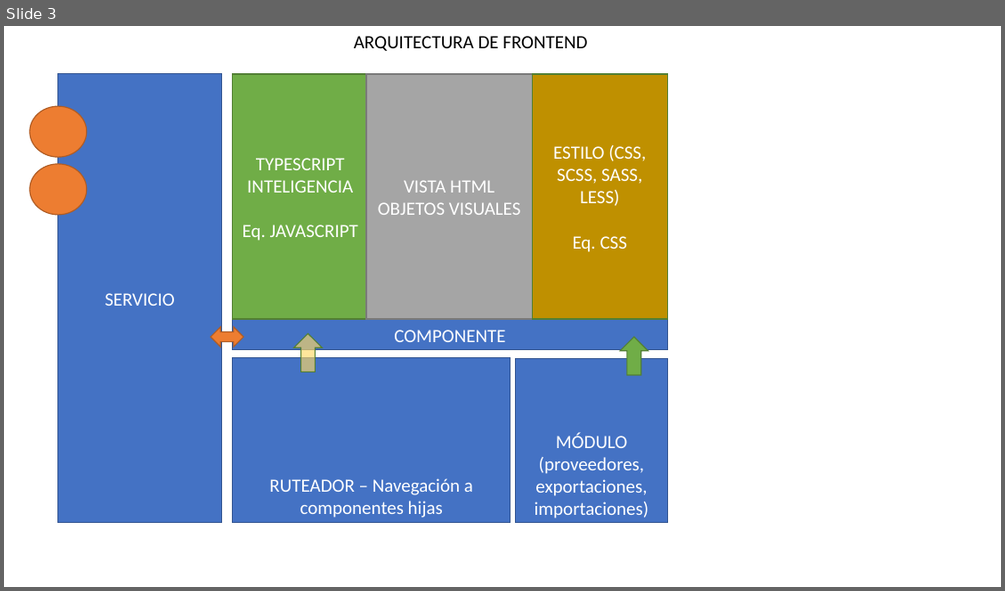
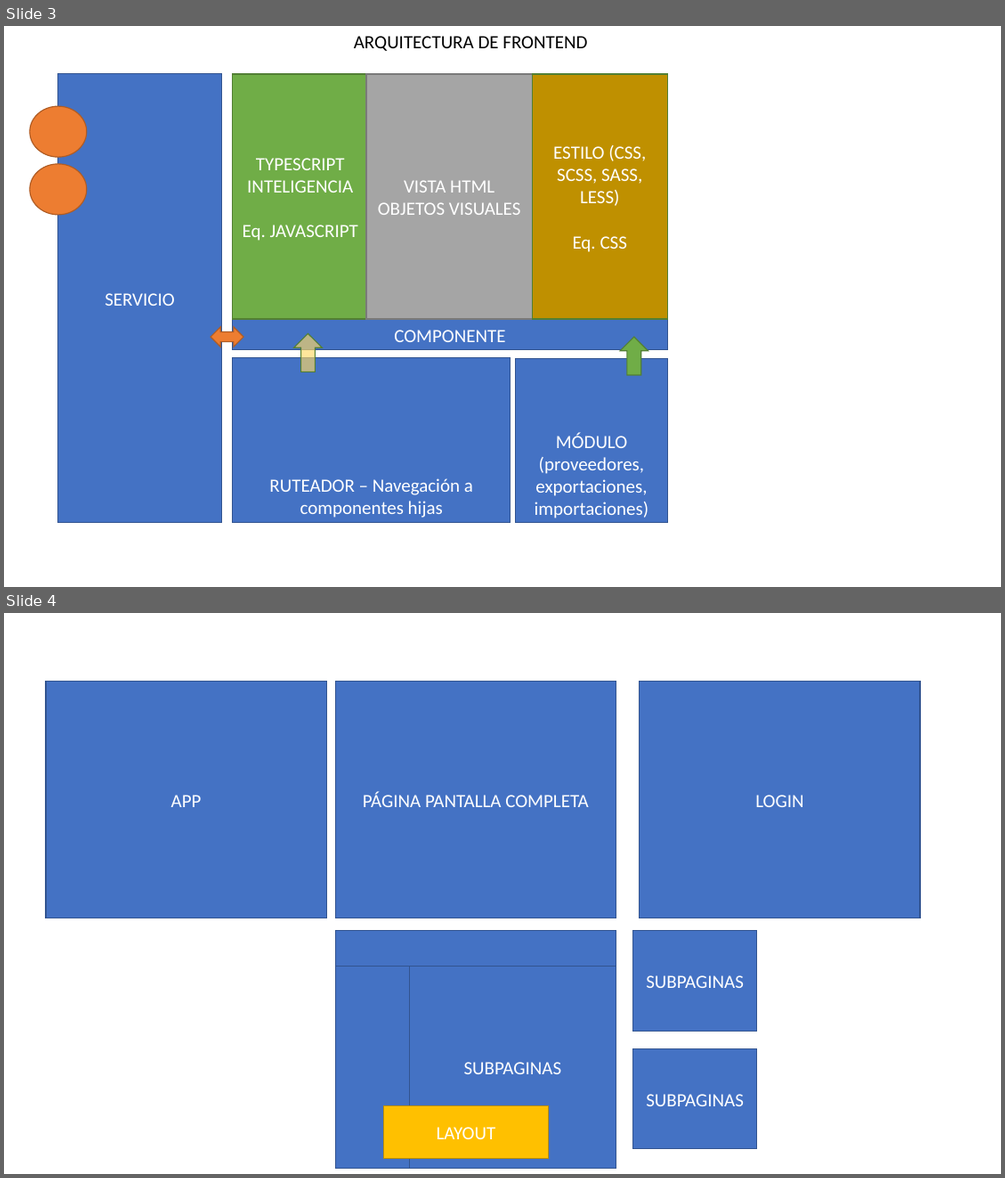
Before and after one commit to pasthortown/plantilla_desarrollo, a slide deck: Arquitectura.pptx. Shown one above the other, each under a label of ours: slide 3 before the commit, slides 3 and 4 after it. The pictures are 1005x591 and 1005x1178 pixels, drawn with LibreOffice and Linux fonts; fonts in the diff are those of the drawing. Boxes give left, top, right and bottom in pixels: in the first picture for what was removed or moved away, otherwise in the second. Text is boxed around its words. In the diff, an @@ line names an element or a change of style, - is before the commit and + after.

```diff
--- a/Arquitectura.pptx
+++ b/Arquitectura.pptx
@@ slide 4 added at (x1=4, y1=613, x2=1001, y2=1174), background #FFFFFF @@
@@ rectangle added at (x1=46, y1=681, x2=326, y2=918), fill #4472C4, outline #325491 1 pt, 18 pt, text #FFFFFF @@
+APP
@@ rectangle added at (x1=335, y1=681, x2=615, y2=918), fill #4472C4, outline #325491 1 pt, 18 pt, text #FFFFFF @@
+PÁGINA PANTALLA COMPLETA
@@ rectangle added at (x1=639, y1=681, x2=920, y2=918), fill #4472C4, outline #325491 1 pt, 18 pt, text #FFFFFF @@
+LOGIN
@@ rectangle added at (x1=335, y1=931, x2=615, y2=1167), fill #4472C4, outline #325491 1 pt, 18 pt, text #FFFFFF @@
+PÁGINA PANTALLA COMPLETA
@@ rectangle added at (x1=335, y1=931, x2=615, y2=966), fill #4472C4, outline #325491 1 pt @@
@@ rectangle added at (x1=633, y1=931, x2=756, y2=1031), fill #4472C4, outline #325491 1 pt, 18 pt, text #FFFFFF @@
+SUBPAGINAS
@@ rectangle added at (x1=335, y1=966, x2=409, y2=1167), fill #4472C4, outline #325491 1 pt @@
@@ rectangle added at (x1=409, y1=966, x2=615, y2=1167), fill #4472C4, outline #325491 1 pt, 18 pt, text #FFFFFF @@
+SUBPAGINAS
@@ rectangle added at (x1=633, y1=1049, x2=756, y2=1149), fill #4472C4, outline #325491 1 pt, 18 pt, text #FFFFFF @@
+SUBPAGINAS
@@ rectangle added at (x1=383, y1=1106, x2=549, y2=1159), fill #FFC000, outline #BD8E00 1 pt, 18 pt, text #FFFFFF @@
+LAYOUT
```
Also in this commit, not shown: 18 other files.
